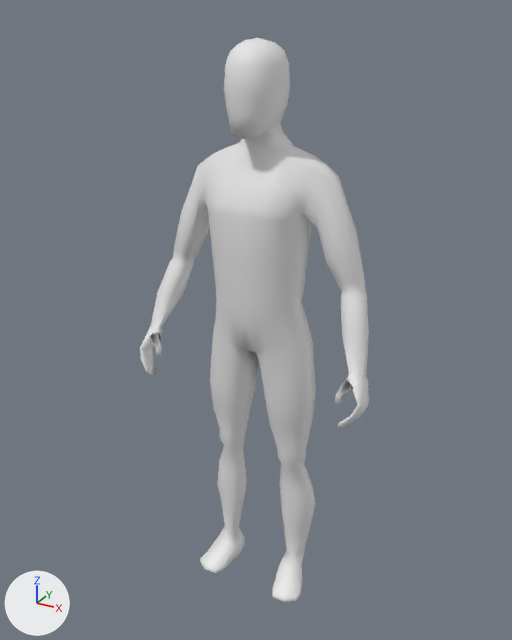
The FBX model 3D Modeling RPG/Assets/Characters/personModel_1.fbx: old version first, new version second.
Both versions are drawn from a camera (50 mm lens) standing at (1.024, -1.881, 1.994) and looking at (-0.029, 0.032, 1.037). The lights are fixed; the arrows at lower left show +X, +Y and +Z. Vertices at the same position are counted once.

Names of what the first picture shows: 'Head-Body'.
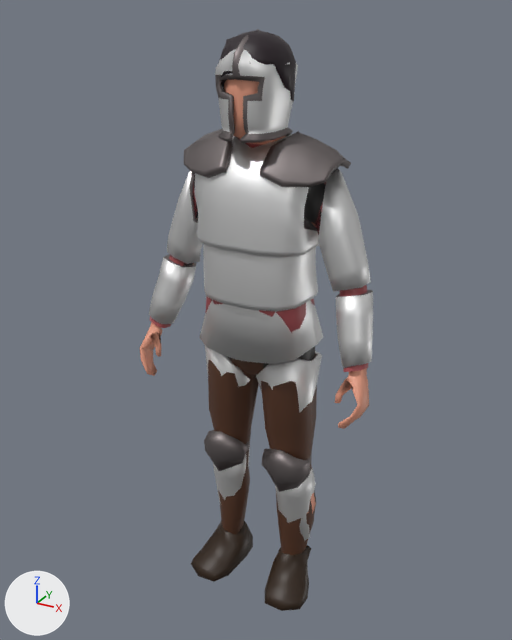
What changed in the scene script:
```text
Add mat_skin:
    mat_skin = principled_material('Skin')
    mat_skin.base_color = (0.8, 0.344, 0.229)  # beige #e79e84
Change me_cube_003:
    remove me_cube_003.from_pydata(...)  # 684 vertices, 712 faces; spans x -0.42..0.42, y -0.15..0.13, z 0.01..1.92
    add me_cube_003.from_pydata(...)  # 681 vertices, 712 faces; spans x -0.42..0.42, y -0.15..0.13, z 0.01..1.92
    me_cube_003 part 1
    3 vertices are removed from x -0.35..0.35, y -0.09..-0.08, z 0.97..0.98
    10 faces are deleted
    9 vertices in x -0.11..0.11, y -0.05..0.09, z 0.7..1.11 move by (0.0, 0.0, 0.01)
    6 vertices in x 0.13..0.19, y -0.04..0.05, z 0.81..1.13 move by (-0.01, 0.0, 0.0)
    6 vertices in x -0.18..0.18, y 0.01..0.08, z 0.81..0.82 move by (0.0, 0.0, -0.01)
    6 vertices in x -0.19..-0.13, y -0.04..0.05, z 0.81..1.13 move by (0.01, 0.0, 0.0)
    4 vertices in x -0.09..0.09, y -0.08..-0.07, z 0.96..1.12 move by (0.0, 0.02, 0.0)
    4 vertices in x -0.04..0.19, y -0.03..0.05, z 0.7 move by (-0.01, 0.0, 0.01)
    67 vertices move from x -0.35..0.35, y -0.11..0.13, z 0.7..1.31 to x -0.35..0.35, y -0.09..0.12, z 0.7..1.31
    10 new faces join them
    me_cube_003 part 2: 702 faces spanning x -0.42..0.42, y -0.15..0.13, z 0.01..1.92 switch from mat_material (white #e7e7e7) to mat_skin (beige #e79e84)
Add ob_shoes:
    ob_shoes = bpy.data.objects.new('Shoes', me_cube_003_1)  # 108 vertices, 112 faces; spans x -0.235..0.235, y -0.154..0.113, z -0.001..0.145; in mat_shoes (brown #2e1c0b)
    ob_shoes.location = (0.0, 0.0, 0.0)
Add ob_pants:
    ob_pants = bpy.data.objects.new('Pants', me_cube_001)  # 241 vertices, 227 faces; spans x -0.199..0.199, y -0.1..0.143, z 0.113..1.139; in mat_pants (brown #553321)
    ob_pants.location = (0.0, 0.0, 0.0)
Add ob_helmet:
    ob_helmet = bpy.data.objects.new('Helmet', me_cube_010)  # 392 vertices, 390 faces; spans x -0.103..0.103, y -0.14..0.14, z -0.148..0.141; in mat_metal_dark (grey #7b7474), mat_metal (white #e7e7e7)
    ob_helmet.location = (0.0, -0.007, 1.8)
Add ob_platebody:
    ob_platebody = bpy.data.objects.new('PlateBody', me_cube_017)  # 762 vertices, 716 faces; spans x -0.408..0.408, y -0.166..0.165, z -0.35..0.346; in mat_metal_dark (grey #7b7474), mat_metal (white #e7e7e7), mat_underclothes (black #212020), mat_black (black #000000)
    ob_platebody.location = (0.0, 0.018, 1.321)
Add ob_shirt:
    ob_shirt = bpy.data.objects.new('Shirt', me_cube_002)  # 274 vertices, 258 faces; spans x -0.402..0.402, y -0.133..0.168, z 0.975..1.634; in mat_shirt (brown #aa5055)
    ob_shirt.location = (0.0, 0.0, 0.0)
Add ob_platelegs:
    ob_platelegs = bpy.data.objects.new('PlateLegs', me_cube_007)  # 643 vertices, 550 faces; spans x -0.208..0.208, y -0.129..0.129, z -0.561..0.454; in mat_metal_dark (grey #7b7474), mat_metal (white #e7e7e7), mat_underclothes (black #212020), mat_black (black #000000)
    ob_platelegs.location = (0.0, 0.013, 0.69)
Add ob_hair:
    ob_hair = bpy.data.objects.new('Hair', me_cube_009)  # 358 vertices, 356 faces; spans x -0.11..0.108, y -0.136..0.108, z 1.742..1.939; in mat_hair (black #1b0815)
    ob_hair.location = (0.0, 0.0, 0.0)
```

Boxes [x1, y1, x2, y2] around the edits, measured in the pictures (512 x 640 px; the box of a moved part takes in the faces that stretch with it):
'PlateBody', added: after [149, 128, 373, 368]
    faces in mat_metal (white #e7e7e7): [149, 134, 373, 368]
    faces in mat_metal_dark (grey #7b7474): [164, 128, 373, 297]
    faces in mat_underclothes (black #212020): [183, 177, 326, 266]
'Pants', added (brown): after [208, 353, 317, 555]
'PlateLegs', added: after [204, 346, 322, 541]
    faces in mat_metal (white #e7e7e7): [205, 346, 322, 541]
    faces in mat_metal_dark (grey #7b7474): [204, 430, 311, 492]
    faces in mat_underclothes (black #212020): [227, 346, 315, 368]
'Helmet', added: after [215, 29, 298, 143]
    faces in mat_metal (white #e7e7e7): [215, 49, 298, 134]
    faces in mat_metal_dark (grey #7b7474): [215, 29, 293, 143]
'Shoes', added: after [191, 520, 311, 611]
'Hair', added (black): after [218, 30, 296, 102]
'Shirt', added (brown): after [150, 138, 368, 372]
part 1 of me_cube_003, moved or reshaped: before [152, 211, 355, 454]; after [152, 325, 355, 382]
part 2 of me_cube_003, recoloured (grey to brown): before [140, 38, 369, 602]; after [140, 79, 369, 513]
